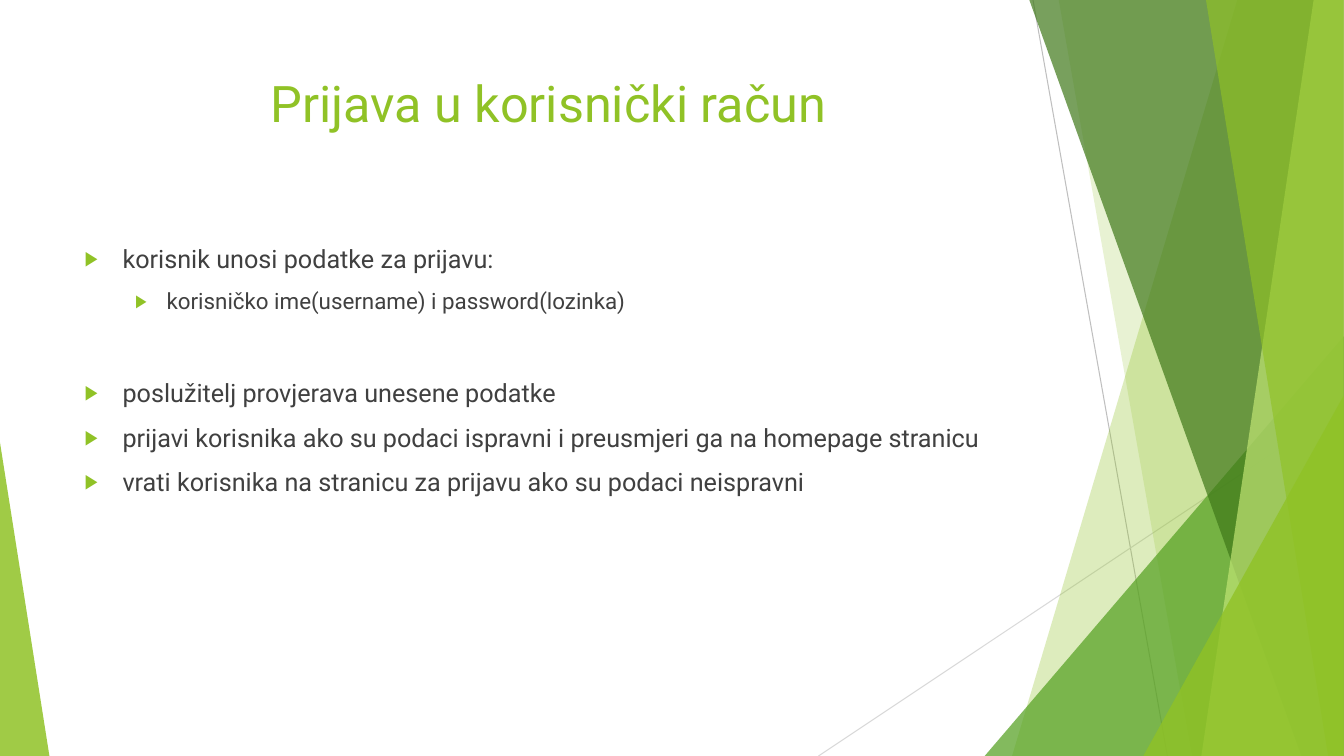
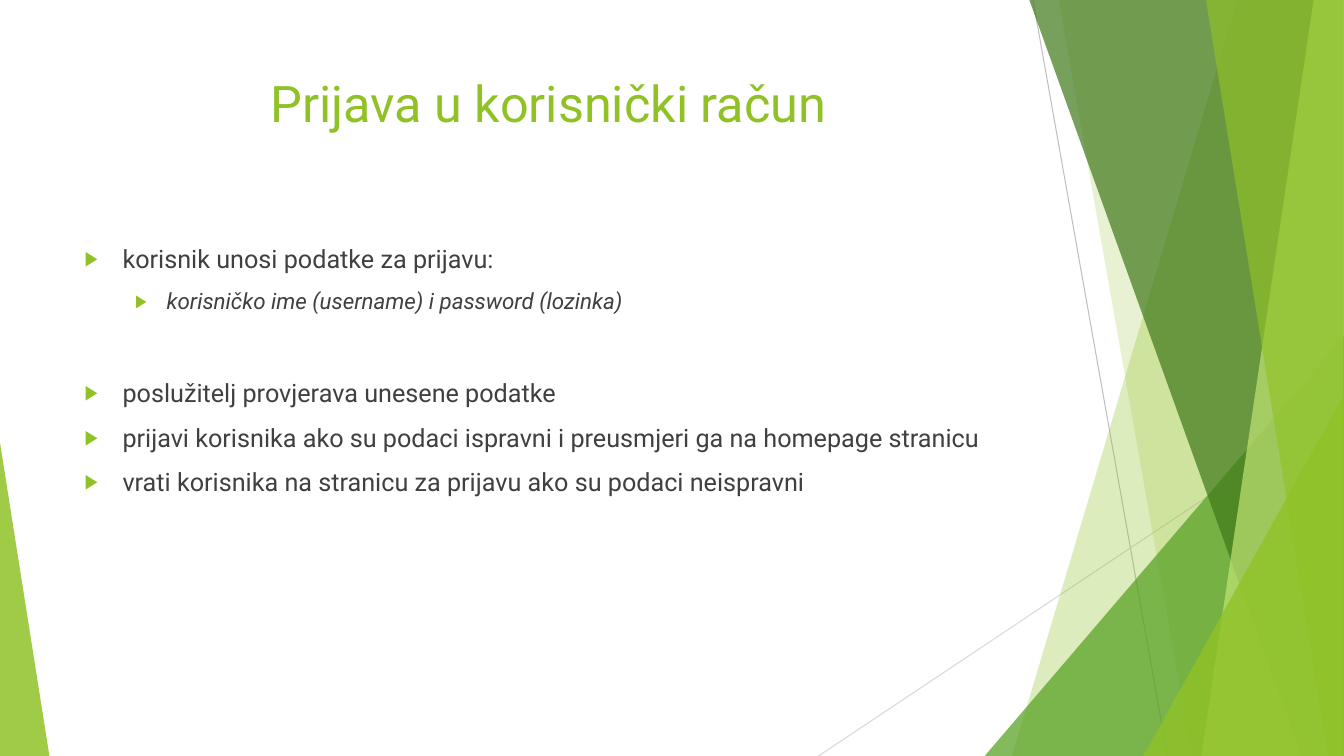
Before and after one commit to kof3r/drustvena_mreza, a slide deck: slide 7 of resursi/management/Bubbles.pptx. Drawn at 1344x756 pixels with LibreOffice and Linux fonts; fonts in the diff are those of the drawing. Boxes give left, top, right and bottom in pixels: in the first picture for what was removed or moved away, otherwise in the second. Text is boxed around its words. In the diff, an @@ line names an element or a change of style, - is before the commit and + after.

```diff
--- a/resursi/management/Bubbles.pptx
+++ b/resursi/management/Bubbles.pptx
@@ text at box(167, 291, 622, 314): text changed; italic on @@
-  ▶ korisničko ime(username) i password(lozinka)
+  ▶ korisničko ime (username) i password (lozinka)
```
Also in this commit, not shown: 13 other slides changed, 4 slides added, 32 other files.
